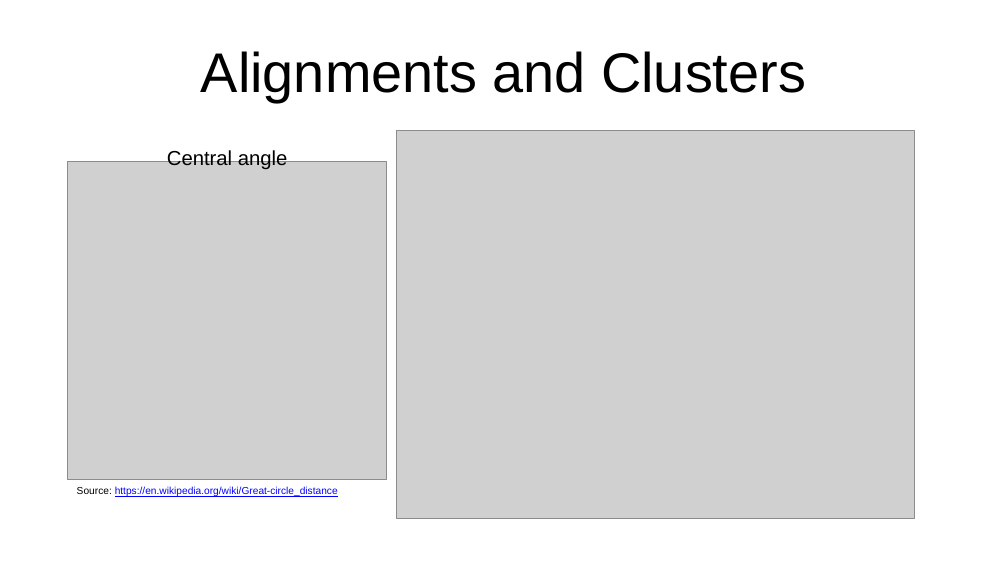
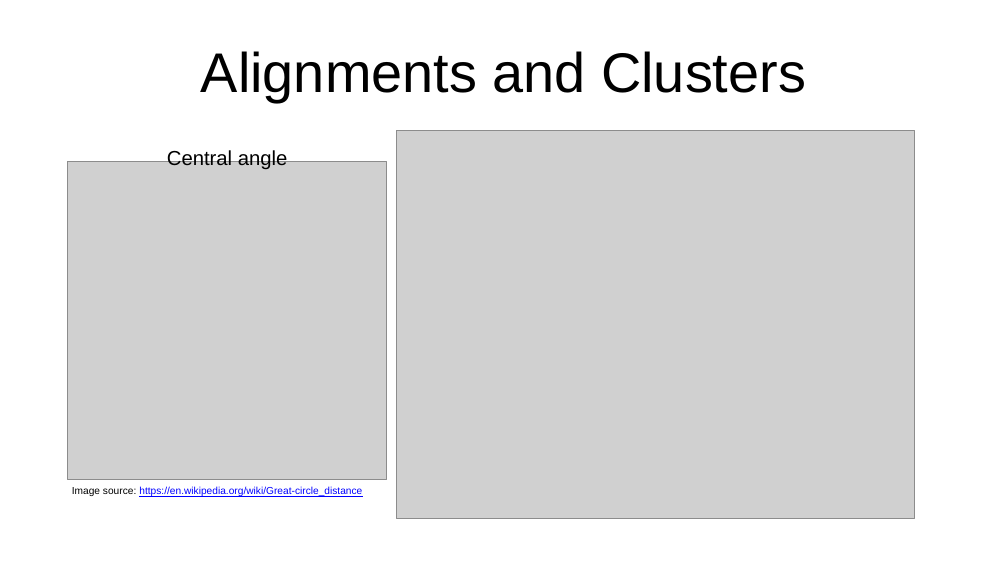
Before and after one commit to userCG86/DownToEarth, a slide deck: slide 5 of Presentation.pptx. Drawn at 1008x567 pixels with LibreOffice and Linux fonts; fonts in the diff are those of the drawing; grey boxes stand for pictures. Boxes give left, top, right and bottom in pixels: in the first picture for what was removed or moved away, otherwise in the second. Text is boxed around its words. In the diff, an @@ line names an element or a change of style, - is before the commit and + after.

Commit message:
Minor presentation fixes

```diff
--- a/Presentation.pptx
+++ b/Presentation.pptx
@@ text at bbox=[72, 486, 362, 496]: text changed @@
-Source: https://en.wikipedia.org/wiki/Great-circle_distance
+Image source: https://en.wikipedia.org/wiki/Great-circle_distance
```
Also in this commit, not shown: 4 other slides changed.
